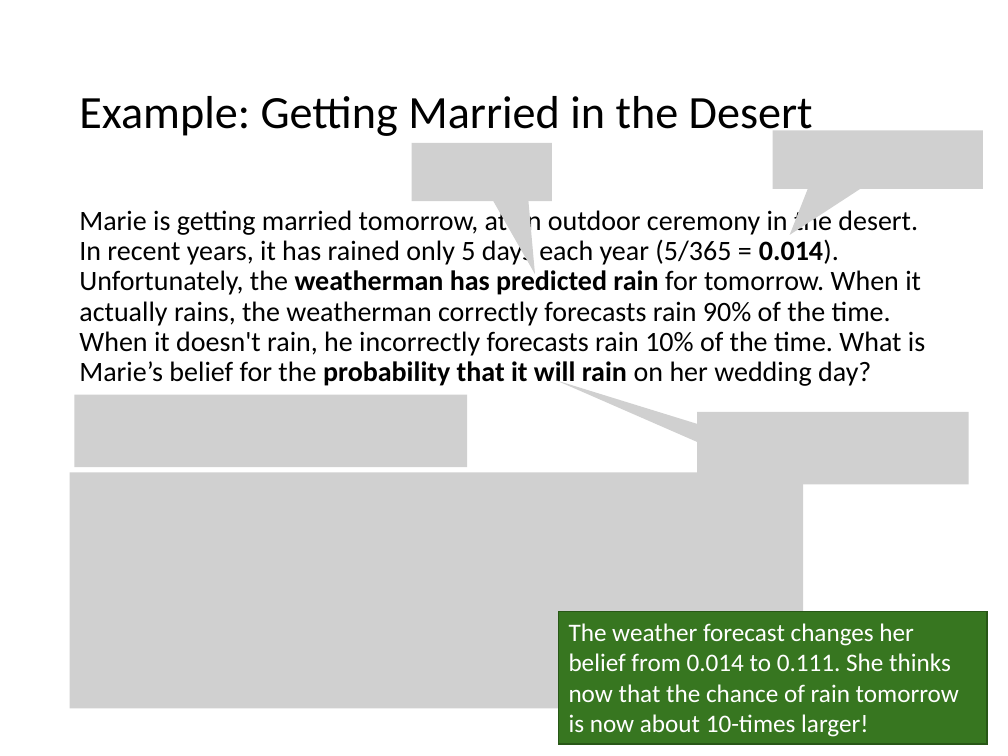
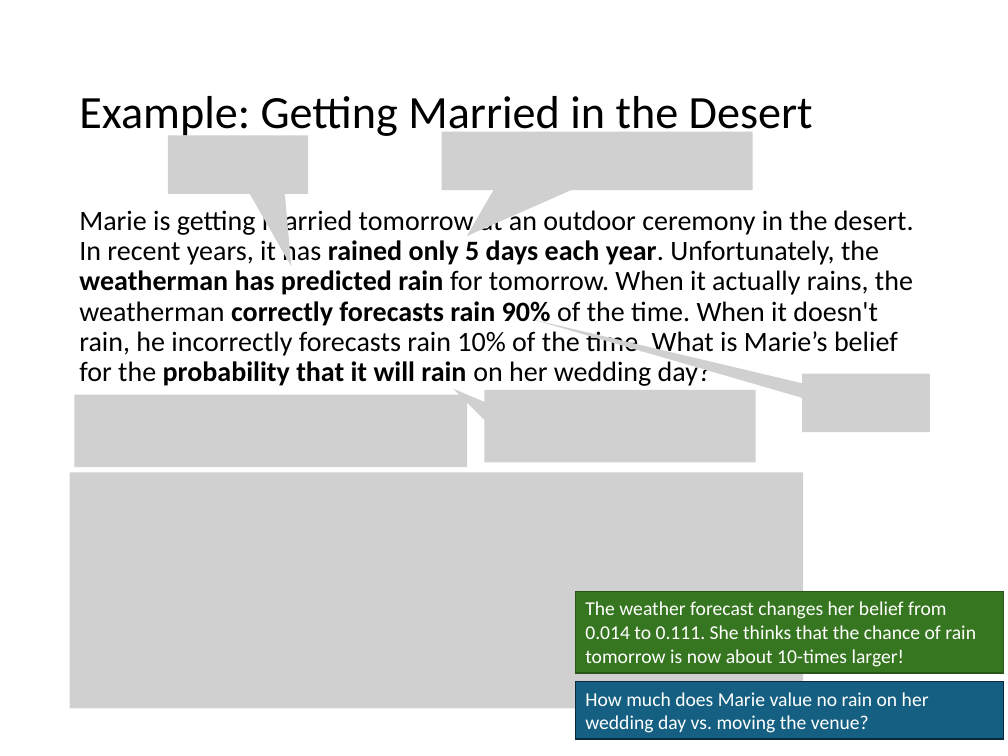
Before and after one commit to mhahsler/CS7320-AI, a slide deck: slide 14 of slides/12_uncertainty.pptx (slide 11 before the commit). Drawn at 1008x756 pixels with LibreOffice and Linux fonts; fonts in the diff are those of the drawing; grey boxes stand for pictures. Boxes give left, top, right and bottom in pixels: in the first picture for what was removed or moved away, otherwise in the second. Text is boxed around its words. In the diff, an @@ line names an element or a change of style, - is before the commit and + after.

```diff
--- a/slides/12_uncertainty.pptx
+++ b/slides/12_uncertainty.pptx
@@ picture added at <box>168,135,308,194</box> @@
@@ picture removed at <box>411,143,551,202</box> @@
@@ picture added at <box>442,132,752,191</box> @@
@@ picture removed at <box>773,130,983,188</box> @@
@@ text at <box>79,207,914,386</box>: text changed @@
-Marie is getting married tomorrow, at an outdoor ceremony in the desert. In recent years, it has rained only 5 days each year (5/365 = 0.014). Unfortunately, the weatherman has predicted rain for tomorrow. When it actually rains, the weatherman correctly forecasts rain 90% of the time. When it doesn't rain, he incorrectly forecasts rain 10% of the time. What is Marie’s belief for the probability that it will rain on her wedding day?
+Marie is getting married tomorrow at an outdoor ceremony in the desert. In recent years, it has rained only 5 days each year. Unfortunately, the weatherman has predicted rain for tomorrow. When it actually rains, the weatherman correctly forecasts rain 90% of the time. When it doesn't rain, he incorrectly forecasts rain 10% of the time. What is Marie’s belief for the probability that it will rain on her wedding day?
@@ picture added at <box>802,374,930,432</box> @@
@@ picture added at <box>485,390,756,463</box> @@
@@ picture removed at <box>698,412,969,485</box> @@
@@ rectangle "The weather forecast changes her ...": place and size @@
-rectangle "The weather forecast changes her ..." at <box>558,612,987,744</box>
+rectangle "The weather forecast changes her ..." at <box>576,592,1004,673</box>
@@ text in rectangle at <box>585,601,976,667</box>: text changed; size 18 to 14 pt @@
-The weather forecast changes her belief from 0.014 to 0.111. She thinks now that the chance of rain tomorrow is now about 10-times larger!
+The weather forecast changes her belief from 0.014 to 0.111. She thinks that the chance of rain tomorrow is now about 10-times larger!
@@ rectangle added at <box>576,681,1004,739</box>, fill #156082, outline #092A39 1 pt, 14 pt, text #FFFFFF @@
+How much does Marie value no rain on her wedding day vs. moving the venue?
```
Also in this commit, not shown: 35 other slides changed, 10 slides added, 2 slides removed, 22 other files.
